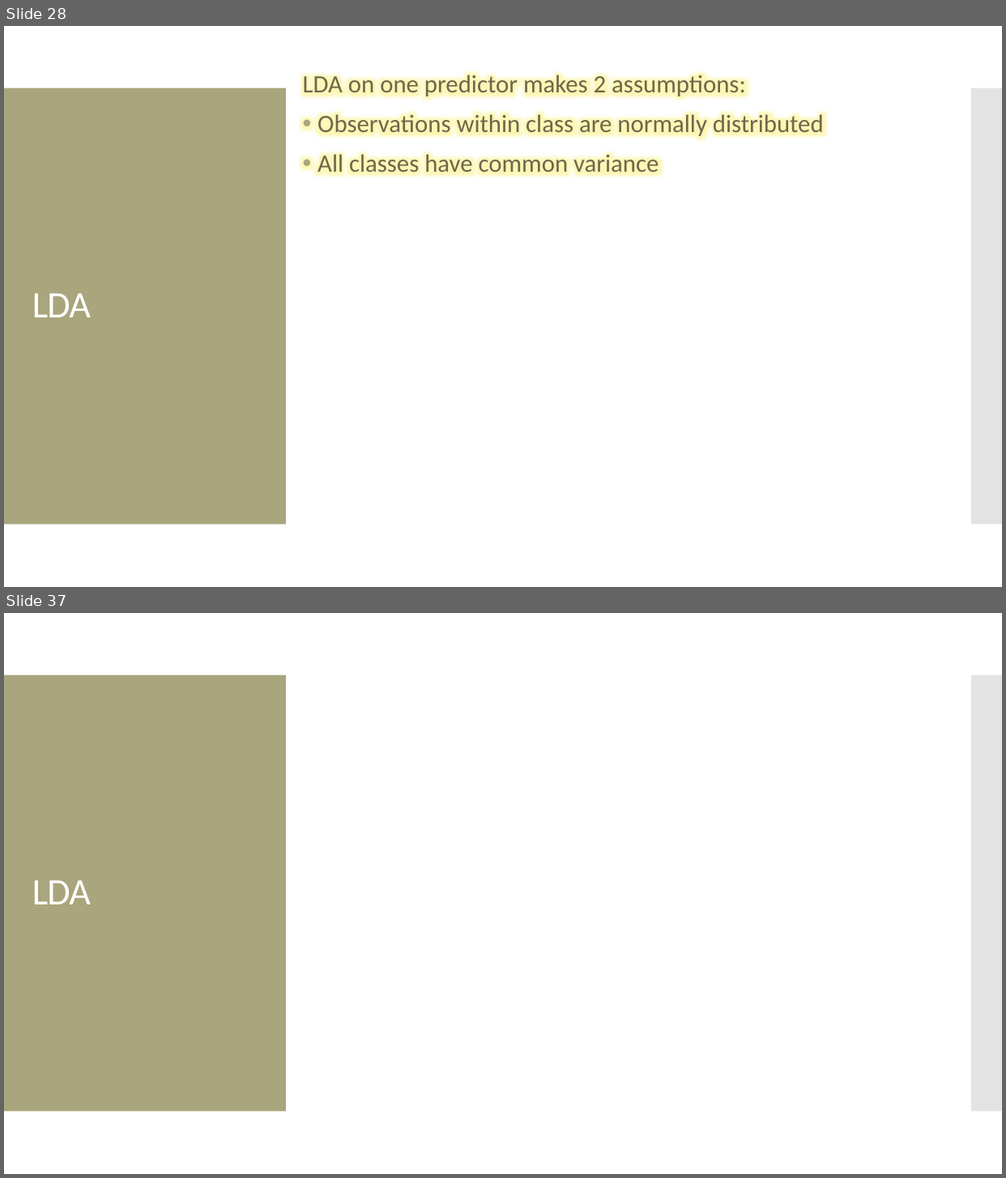
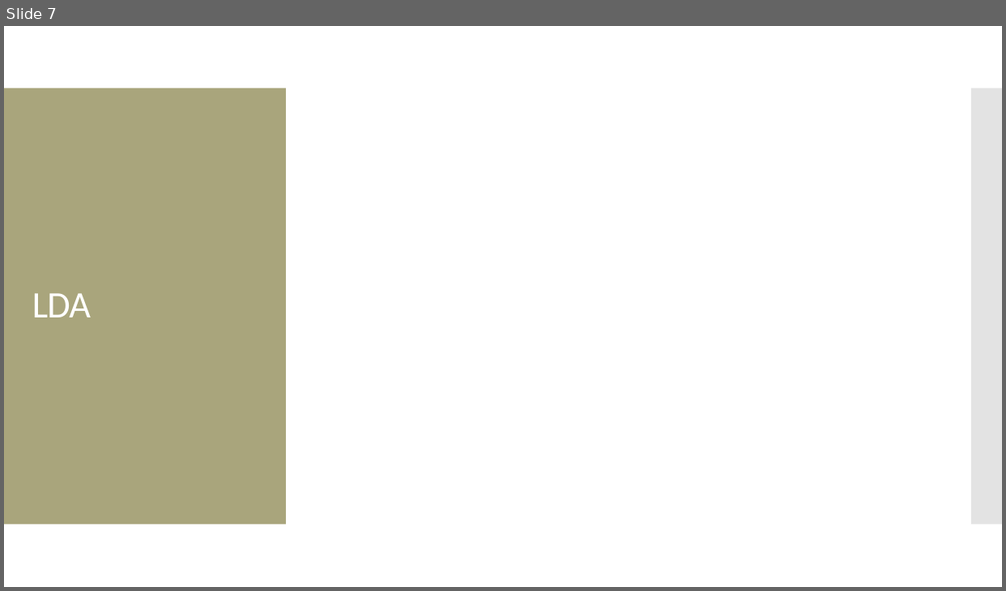
Before and after one commit to amosca01/CAIS380ML-S24, a slide deck: slides/08-QDA-naive-bayes.pptx. Shown one above the other, each under a label of ours: slides 28 and 37 before the commit, slide 7 after it; the slides between them are not shown. The pictures are 1006x1178 and 1006x591 pixels, drawn with LibreOffice and Linux fonts; fonts in the diff are those of the drawing; grey boxes stand for pictures. Boxes give left, top, right and bottom in pixels: in the first picture for what was removed or moved away, otherwise in the second. Text is boxed around its words. In the diff, an @@ line names an element or a change of style, - is before the commit and + after.

Commit message:
class

```diff
--- a/slides/08-QDA-naive-bayes.pptx
+++ b/slides/08-QDA-naive-bayes.pptx
@@ slide 28 removed at (x1=4, y1=26, x2=1002, y2=587), background #FFFFFF; not listed: 2 template elements that a slide beside it also shows @@
@@ text removed at (x1=303, y1=72, x2=824, y2=178) @@
-LDA on one predictor makes 2 assumptions:
-• Observations within class are normally distributed
-• All classes have common variance
@@ title removed at (x1=32, y1=293, x2=91, y2=318) @@
-LDA
@@ what was slide 37 is now slide 7 @@
```
Also in this commit, not shown: 3 slides changed, 15 slides added, 30 other slides removed, 9 other files.
